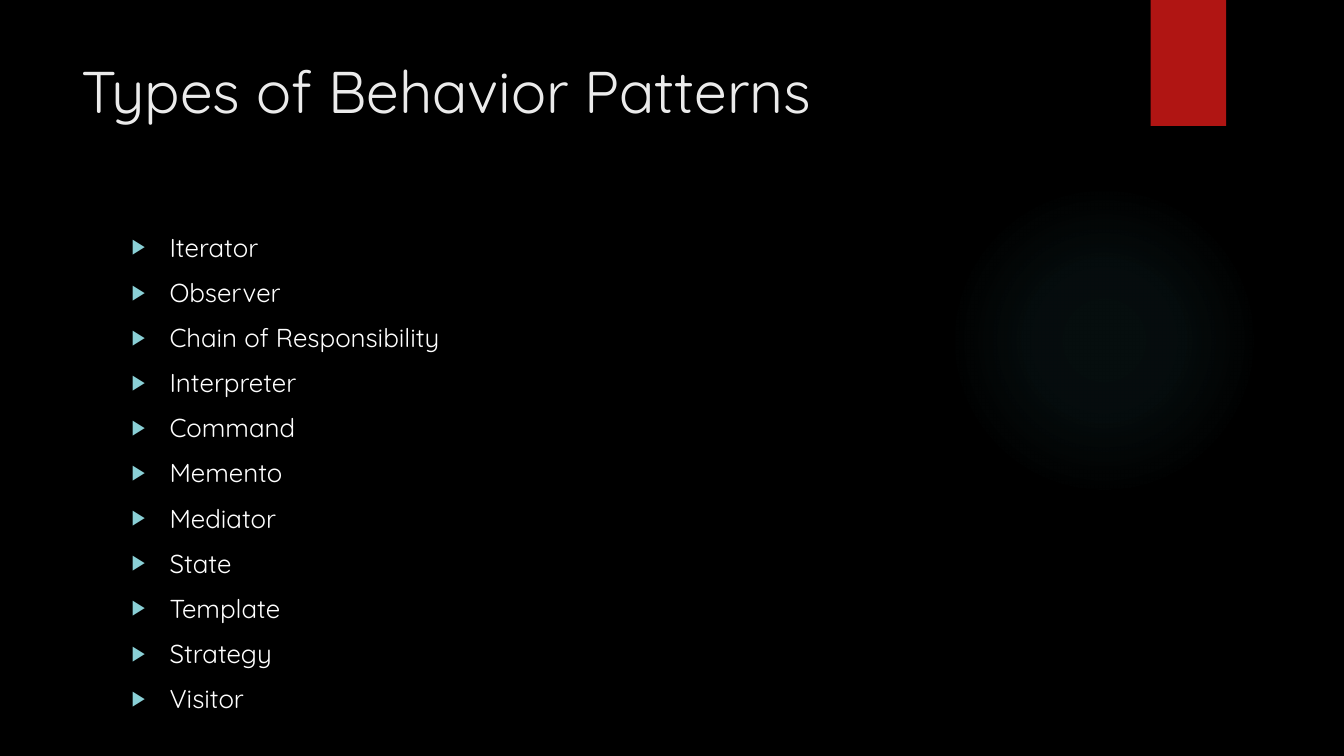
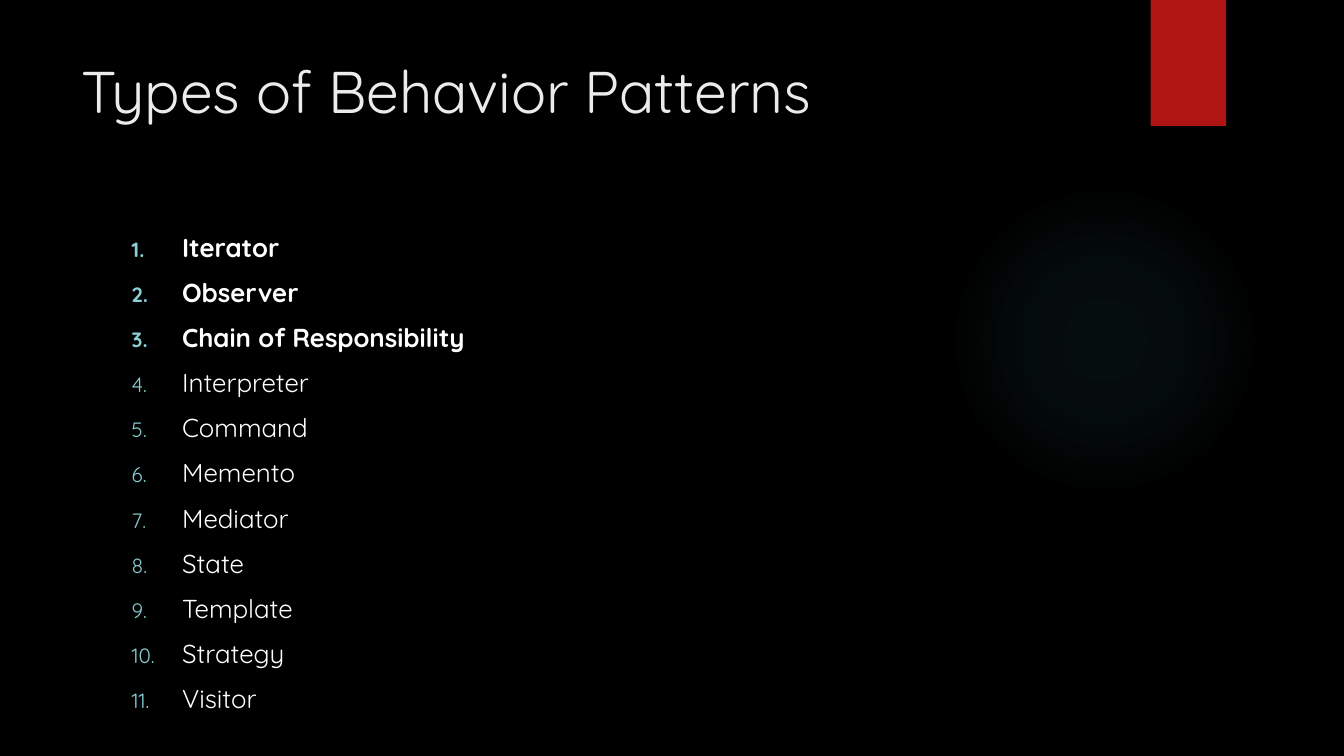
Before and after one commit to onssabarish1992/Design-Patterns, a slide deck: slide 3 of BehaviouralPatterns/BehaviouralPatterns.pptx. Drawn at 1344x756 pixels with LibreOffice and Linux fonts; fonts in the diff are those of the drawing; background and template pictures are left out. Boxes give left, top, right and bottom in pixels: in the first picture for what was removed or moved away, otherwise in the second. Text is boxed around its words. In the diff, an @@ line names an element or a change of style, - is before the commit and + after.

Commit message:
StateDesignPattern
Understanding of state design pattern

```diff
--- a/BehaviouralPatterns/BehaviouralPatterns.pptx
+++ b/BehaviouralPatterns/BehaviouralPatterns.pptx
@@ text "Iterator" at (x1=182, y1=239, x2=464, y2=668): bold on in "Iterator", "Observer", "Chain of Responsibility"; bullet ▶ to 1. @@
```
Also in this commit, not shown: 11 other files.
